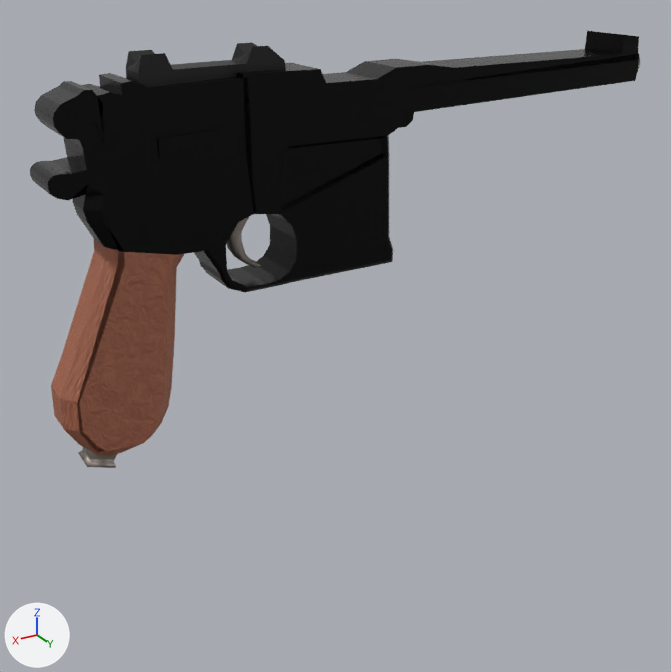
The Blender file Exploring V5/Assets/Models/Mauser.blend: old version first, new version second.
Rendered twice from a camera (50 mm lens) standing at (0.107, 0.374, 0.301) and looking at (-0.122, -0.008, 0.11). Arrows for +X, +Y and +Z are at lower left; the lights stay in place.

The scene before the commit, as lines of its bpy script (objects in view):
```python
ob_grip = bpy.data.objects.new('Grip', me_cube_001)
ob_grip.parent = ob_mauser_pistol
ob_grip.location = (7.329, 0.0, -2.685)
ob_mauser_pistol = bpy.data.objects.new('Mauser Pistol', me_cube)
ob_mauser_pistol.location = (0.0, 0.0, 0.114)
ob_mauser_pistol.scale = (0.0186, 0.0186, 0.0186)
ob_rest = bpy.data.objects.new('Rest', me_cube_005)
ob_rest.parent = ob_grip
ob_rest.location = (7.767, 0.0, -4.129)
ob_rest.rotation_euler = (0.0, -0.327, 0.0)  # degrees (0, -19, 0)
ob_rest.scale = (0.409, 0.409, 0.409)
ob_sights = bpy.data.objects.new('Sights', me_cube_003)
ob_sights.parent = ob_mauser_pistol
ob_sights.location = (7.329, 0.0, -2.685)
```
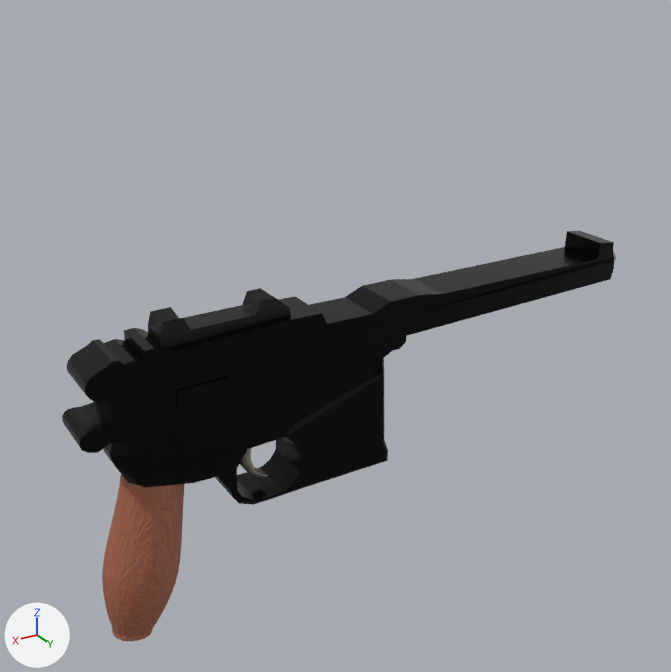
What the commit changed:
me_cube_001 is used by ob_grip; parent ob_mauser_pistol; location (7.329, 0.0, -2.685).
me_cube_001 had 158 vertices, 137 faces and spanned x -1.93..1.35, y -0.72..0.72, z -1.55..3.69.
me_cube_001 now has 28 vertices, 26 faces and spans x -0.95..1.21, y -1.08..1.08, z -3.68..1.06.
me_cube_001 part 1: the whole mesh is rebuilt.
me_cube_001 part 2: the surface is now shaded smooth.
Object 'Mauser Pistol' (ob_mauser_pistol) moves from (0.0, 0.0, 0.114) to (0.0, 0.0, 0.0).
In object 'Grip' (ob_grip), matrix_parent_inverse goes from Matrix(((1.0, 0.0, 0.0, -7.329), (0.0, 1.0, 0.0, 0.0), (0.0, 0.0, 1.0, 2.685), (0.0, 0.0, 0.0, 1.0))) to Matrix(((53.7, 0.0, 0.0, 0.0), (0.0, 53.7, 0.0, 0.0), (0.0, 0.0, 53.7, 0.0), (0.0, 0.0, 0.0, 1.0))).
Object 'Grip' (ob_grip) moves from (7.329, 0.0, -2.685) to (-0.0151, 0.0, 0.0476).
Object 'Grip' (ob_grip) turns from (0, 0, 0) to (0, -12, 0) degrees about x, y and z.
Object 'Grip' (ob_grip) is rescaled from (1.0, 1.0, 1.0) to (0.02, 0.0158, 0.02).
Object 'Grip' (ob_grip) gains a SUBSURF modifier named 'Subdivision'.
Modifier setting: levels = 2.
Object 'Rest' (ob_rest) is deleted.

Pixel boxes (x1, y1, x2, y2) of what changed, in the pictures (671 x 672 px):
'Mauser Pistol', moved
    before: (30, 31, 639, 292)
    after: (62, 231, 614, 505)
'Grip', reshaped, moved, turned, rescaled, modifiers changed
    before: (51, 239, 184, 456)
    after: (102, 474, 185, 641)
'Sights', moved
    before: (126, 42, 286, 88)
    after: (148, 288, 291, 348)
'Trigger', moved
    before: (227, 217, 261, 268)
    after: (240, 448, 268, 478)
'Rest', deleted
    before: (78, 447, 117, 468)
'Barrel Hole', moved
    before: (638, 56, 640, 69)
    after: (613, 252, 616, 264)
part 1 of me_cube_001, cut back
    before: (51, 239, 184, 456)
    after: (102, 474, 185, 641)
